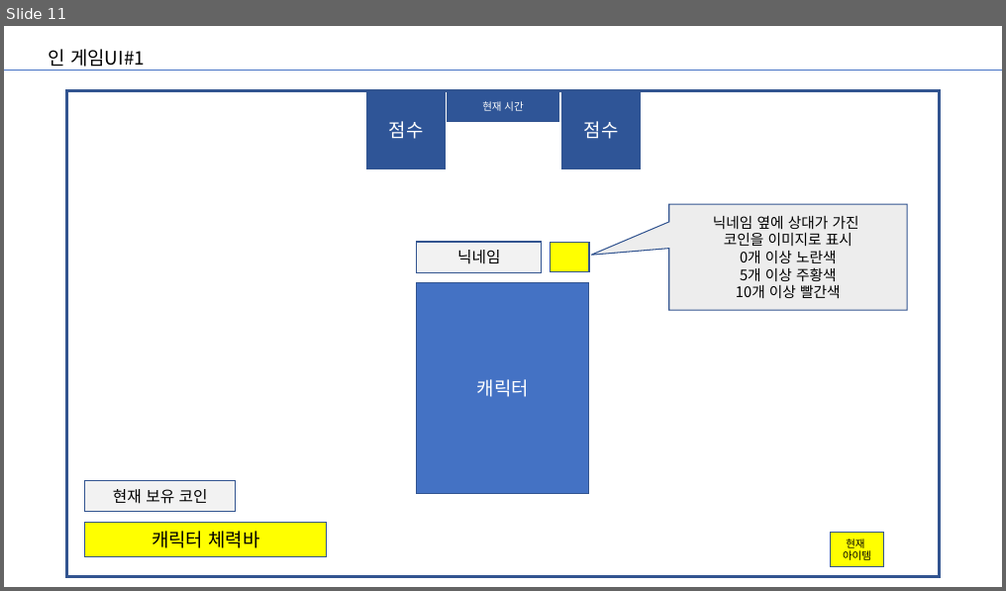
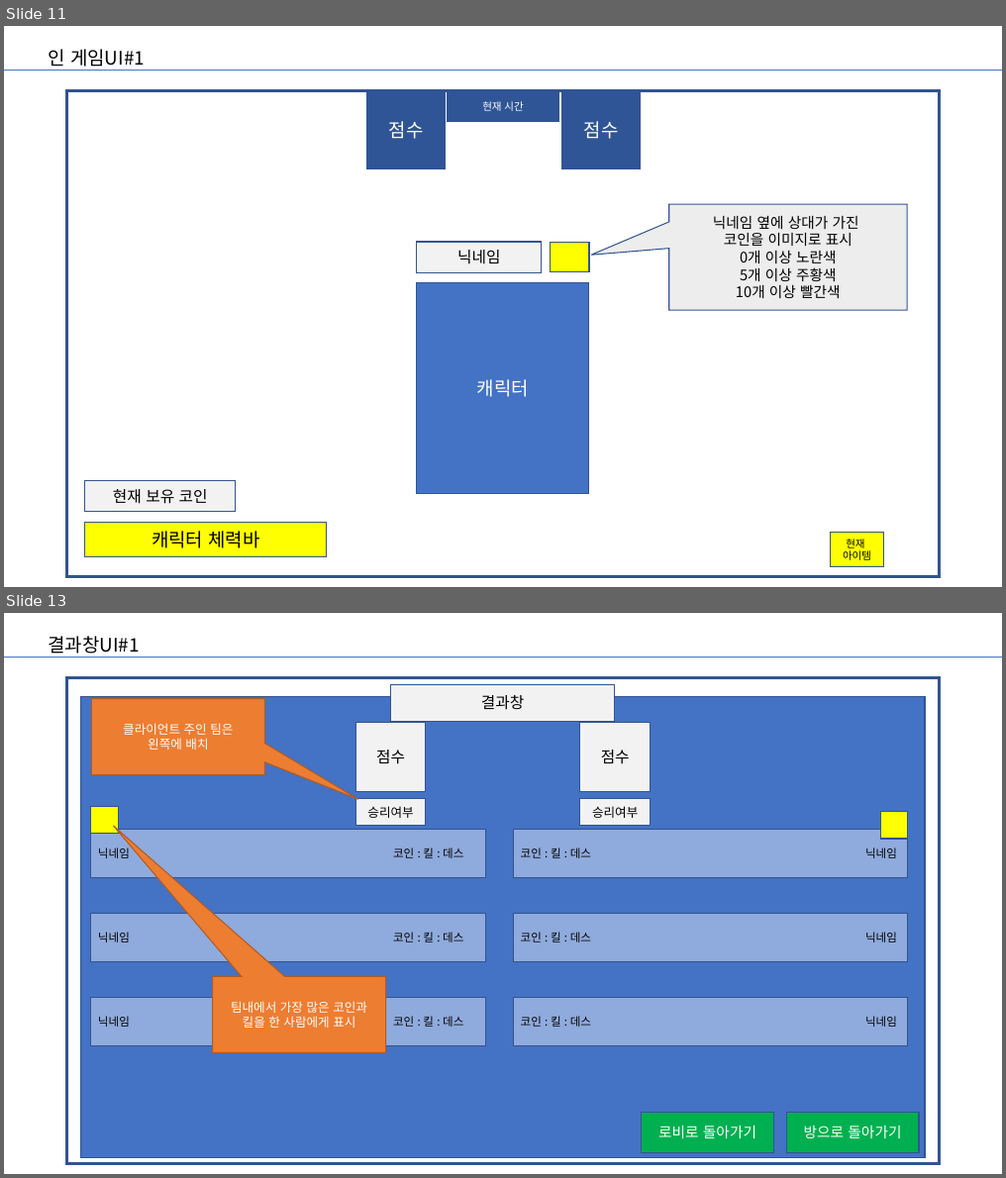
Before and after one commit to uhreungdu/2022game, a slide deck: document/gameUI.pptx. Shown one above the other, each under a label of ours: slide 11 before the commit, slides 11 and 13 after it; the slides between them are not shown. The pictures are 1006x591 and 1006x1178 pixels, drawn with LibreOffice and Linux fonts; fonts in the diff are those of the drawing. Boxes give left, top, right and bottom in pixels: in the first picture for what was removed or moved away, otherwise in the second. Text is boxed around its words. In the diff, an @@ line names an element or a change of style, - is before the commit and + after.

Commit message:
결과창 UI

```diff
--- a/document/gameUI.pptx
+++ b/document/gameUI.pptx
@@ slide 13 added at bbox=[4, 613, 1002, 1174], background #FFFFFF @@
@@ text added at bbox=[49, 636, 140, 658], 18 pt, text #000000 @@
+결과창UI#1
@@ line added from (4, 658) to (1002, 658), #4472C4 0.5 pt @@
@@ rectangle added at bbox=[67, 678, 939, 1164], fill #FFFFFF, outline #325491 3 pt @@
@@ rectangle added at bbox=[81, 696, 926, 1157], fill #4472C4, outline #325491 1 pt @@
@@ speech box added at bbox=[91, 699, 264, 775], fill #ED7D31, outline #AF5C24 1 pt, 12 pt, text #FFFFFF @@
+클라이언트 주인 팀은
+왼쪽에 배치
@@ rectangle added at bbox=[391, 685, 615, 722], fill #F2F2F2, outline #325491 1 pt, 15 pt, text #000000 @@
+결과창
@@ rectangle added at bbox=[355, 722, 426, 792], fill #F2F2F2, outline #325491 1 pt, 15 pt, text #000000 @@
+점수
@@ rectangle added at bbox=[580, 722, 650, 792], fill #F2F2F2, outline #325491 1 pt, 15 pt, text #000000 @@
+점수
@@ rectangle added at bbox=[91, 806, 119, 834], fill #FFFF00, outline #325491 1 pt @@
@@ rectangle added at bbox=[355, 798, 426, 826], fill #F2F2F2, outline #325491 1 pt, 12 pt, text #000000 @@
+승리여부
@@ rectangle added at bbox=[580, 798, 650, 826], fill #F2F2F2, outline #325491 1 pt, 12 pt, text #000000 @@
+승리여부
@@ rectangle added at bbox=[880, 811, 908, 839], fill #FFFF00, outline #325491 1 pt @@
@@ rectangle added at bbox=[91, 830, 485, 878], fill #8FAADC, outline #325491 1 pt, 11 pt, text #000000 @@
+닉네임
@@ text added at bbox=[393, 848, 463, 859], 11 pt, text #000000 @@
+코인 : 킬 : 데스
@@ rectangle added at bbox=[513, 830, 908, 878], fill #8FAADC, outline #325491 1 pt, 11 pt, text #000000 @@
+코인 : 킬 : 데스
@@ text added at bbox=[865, 848, 897, 859], 11 pt, text #000000 @@
+닉네임
@@ rectangle added at bbox=[91, 913, 485, 962], fill #8FAADC, outline #325491 1 pt, 11 pt, text #000000 @@
+닉네임
@@ text added at bbox=[393, 932, 463, 943], 11 pt, text #000000 @@
+코인 : 킬 : 데스
@@ rectangle added at bbox=[513, 913, 908, 962], fill #8FAADC, outline #325491 1 pt, 11 pt, text #000000 @@
+코인 : 킬 : 데스
@@ text added at bbox=[865, 932, 897, 943], 11 pt, text #000000 @@
+닉네임
@@ rectangle added at bbox=[91, 997, 485, 1047], fill #8FAADC, outline #325491 1 pt, 11 pt, text #000000 @@
+닉네임
@@ speech box added at bbox=[213, 977, 386, 1054], fill #ED7D31, outline #AF5C24 1 pt, 12 pt, text #FFFFFF @@
+팀내에서 가장 많은 코인과
+킬을 한 사람에게 표시
@@ rectangle added at bbox=[513, 997, 908, 1047], fill #8FAADC, outline #325491 1 pt, 11 pt, text #000000 @@
+코인 : 킬 : 데스
@@ text added at bbox=[393, 1016, 463, 1027], 11 pt, text #000000 @@
+코인 : 킬 : 데스
@@ text added at bbox=[865, 1016, 897, 1027], 11 pt, text #000000 @@
+닉네임
@@ rectangle added at bbox=[642, 1112, 774, 1154], fill #00B050, outline #325491 1 pt, 14 pt, text #FFFFFF @@
+로비로 돌아가기
@@ rectangle added at bbox=[786, 1112, 919, 1154], fill #00B050, outline #325491 1 pt, 14 pt, text #FFFFFF @@
+방으로 돌아가기
```
Also in this commit, not shown: 1 other slide added, 1 other file.
